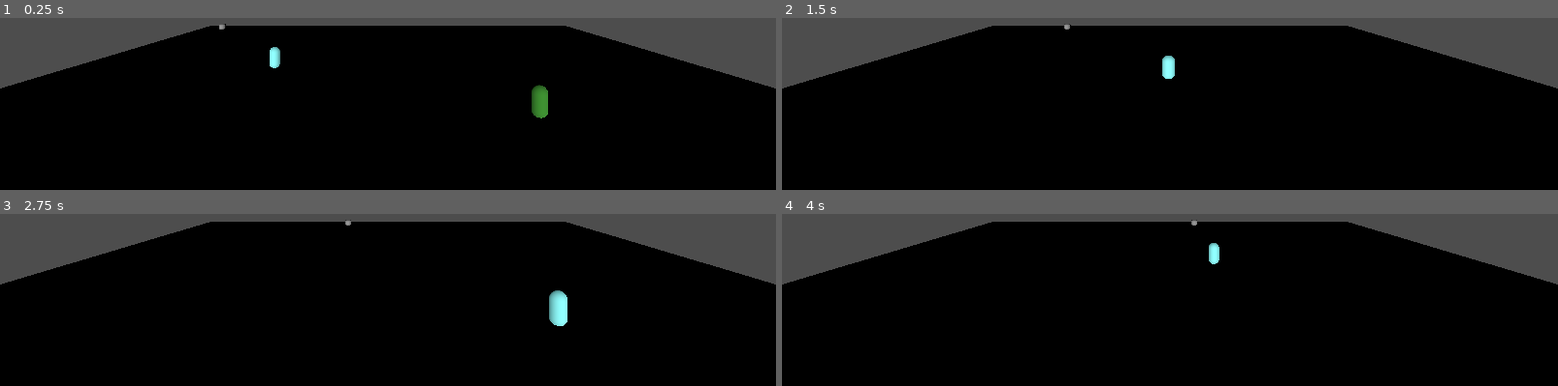
Above: before the commit, frames 1-4 (two rows, left to right).
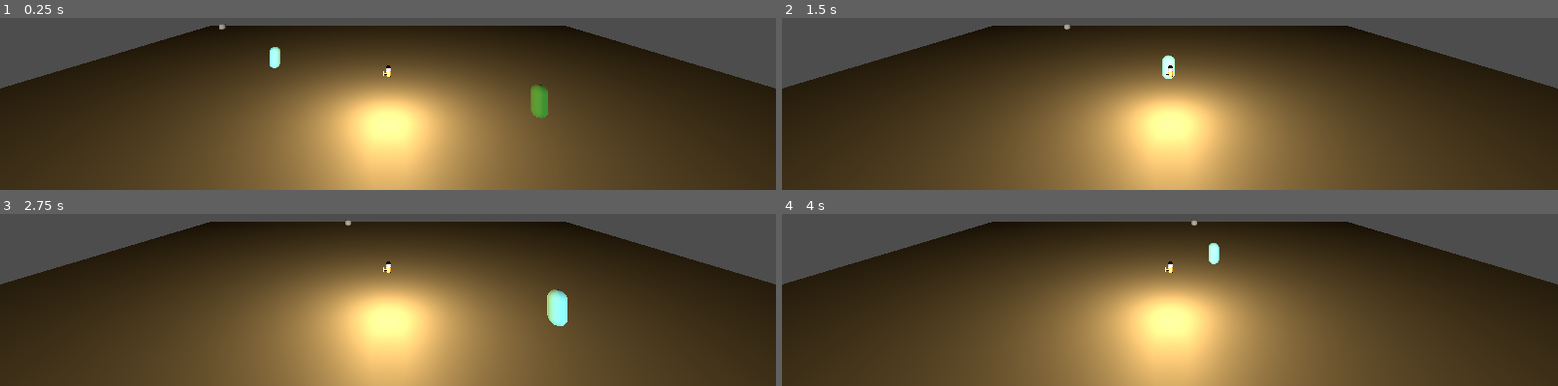
Above: after the commit, the same moments.

Repository: FlyingCowMaster/Shared-Custody
Game: Godot game, scene res://scenes/main.tscn
The game is run twice, just before and just after one commit, with the same random seed, the same clock (stepped at 60 frames per second) and the same inputs.
Inputs:
- Up to frame 1 (0.25 s): no input
- Up to frame 2 (1.5 s): tap Enter at 0.5 s; hold D (move_right) 0.53-1.28 s; hold Down (move_down2) 0.53-1.28 s; hold S (move_down) from 1.28 s (still down); tap Left (move_left2) at 1.35 s
- Up to frame 3 (2.75 s): release S (move_down) at 2.03 s; hold D (move_right) from 2.03 s (still down); hold Right (move_right2) from 2.03 s (still down)
- Up to frame 4 (4 s): release D (move_right) at 2.78 s; release Right (move_right2) at 2.78 s; hold W (move_up) 2.78-3.53 s; tap Up (move_up2) at 2.85 s; hold A (move_left) from 3.53 s (still down); hold Shift (possesion2) from 3.53 s (still down)

The runs differ from the first frame. In frame 1, 85% of the frame differs, in the area x 0-100%, y 3-100%; in frame 2, 86%; in frame 3, 85%; in frame 4, 85%.

Commit message:
LightBulb made with a turn on and off function ready to be accessed

Diff:
--- /dev/null
+++ b/shared-custody/scenes/light_bulb.gd
@@ -0,0 +1,12 @@
+extends Node3D
+
+var light
+
+func _ready():
+	light = $WALL_LAMP_2/OmniLight3D
+
+func turn_on_light():
+	light.visible = true
+
+func turn_off_light():
+	light.visible = false
--- /dev/null
+++ b/shared-custody/scenes/light_bulb.tscn
@@ -0,0 +1,19 @@
+[gd_scene load_steps=3 format=3 uid="uid://ckoq51a42mi66"]
+
+[ext_resource type="Script" uid="uid://b83rt4fovminj" path="res://scenes/light_bulb.gd" id="1_e3e1c"]
+[ext_resource type="PackedScene" uid="uid://df0jbqwmlery6" path="res://scenes/wall_lamp_2.tscn" id="1_vthir"]
+
+[node name="LightBulb" type="Node3D"]
+script = ExtResource("1_e3e1c")
+
+[node name="WALL_LAMP_2" parent="." instance=ExtResource("1_vthir")]
+
+[node name="OmniLight3D" type="OmniLight3D" parent="WALL_LAMP_2"]
+transform = Transform3D(0.9253554, 0, 0.37910083, 0, 1, 0, -0.37910083, 0, 0.9253554, 0.006645784, 0.0111209825, -0.0050545186)
+light_color = Color(0.9386276, 0.75177073, 0.44022268, 1)
+light_energy = 9.825
+light_indirect_energy = 2.937
+light_volumetric_fog_energy = 3.009
+light_size = 1.0
+light_specular = 3.011
+omni_range = 58.627
--- a/shared-custody/scenes/main.tscn
+++ b/shared-custody/scenes/main.tscn
@@ -1,10 +1,11 @@
-[gd_scene load_steps=9 format=3 uid="uid://dskd24wir2iks"]
+[gd_scene load_steps=10 format=3 uid="uid://dskd24wir2iks"]
 
-[ext_resource type="Script" uid="uid://btbdogsrkdv8t" path="res://scripts/event_manager.gd" id="1_jyhfs"]
-[ext_resource type="PackedScene" uid="uid://bcvk4mbr8dhvx" path="res://scenes/baby_collider.tscn" id="2_tbgi4"]
+[ext_resource type="Script" uid="uid://btbdogsrkdv8t" path="res://Scripts/event_manager.gd" id="1_jyhfs"]
+[ext_resource type="PackedScene" uid="uid://bcvk4mbr8dhvx" path="res://scenes/assets/baby_collider.tscn" id="2_tbgi4"]
 [ext_resource type="PackedScene" uid="uid://diirsbe27rlth" path="res://scenes/characters/father.tscn" id="3_jyhfs"]
 [ext_resource type="PackedScene" uid="uid://bs0tan5nouunp" path="res://scenes/characters/baby.tscn" id="3_sugp2"]
 [ext_resource type="PackedScene" uid="uid://bvs4oj4gdilar" path="res://scenes/characters/mother.tscn" id="4_tbgi4"]
+[ext_resource type="PackedScene" uid="uid://ckoq51a42mi66" path="res://scenes/light_bulb.tscn" id="6_tefeu"]
 
 [sub_resource type="BoxShape3D" id="BoxShape3D_o5qli"]
 size = Vector3(60, 2, 60)
@@ -49,7 +50,7 @@
 curve = SubResource("Curve3D_sugp2")
 
 [node name="PathFollow3D" type="PathFollow3D" parent="Path3D"]
-transform = Transform3D(-0.0018760099, 0, -0.9999826, 0, 1, 0, 0.9999826, 0, -0.0018760099, 0.063165665, 1.7166138e-05, 0.0074710846)
+transform = Transform3D(-0.0018760086, 0, -0.9999819, 0, 1, 0, 0.9999819, 0, -0.0018760086, 0.063165665, 1.7166138e-05, 0.0074710846)
 
 [node name="Baby" parent="Path3D/PathFollow3D" instance=ExtResource("3_sugp2")]
 node_path = NodePath("../../..")
@@ -62,4 +63,7 @@
 [node name="Mother" parent="." instance=ExtResource("4_tbgi4")]
 transform = Transform3D(1, 0, 0, 0, 1, 0, 0, 0, 1, -10.617932, 1, -9.038626)
 
+[node name="LightBulb" parent="." instance=ExtResource("6_tefeu")]
+transform = Transform3D(5.14, 0, 0, 0, 5.14, 0, 0, 0, 5.14, 0, 2.8621254, 0)
+
 [editable path="TriggerColliders/BabyTrigger"]
--- /dev/null
+++ b/shared-custody/scenes/wall_lamp_2.tscn
@@ -0,0 +1,26 @@
+[gd_scene load_steps=7 format=3 uid="uid://df0jbqwmlery6"]
+
+[ext_resource type="PackedScene" uid="uid://3hh4k4p2huy1" path="res://assets/3DAssets/WALL_LAMP_2.fbx" id="1_va26n"]
+[ext_resource type="Texture2D" uid="uid://747bseiy1nyu" path="res://assets/3DAssets/LAMPARA_DE_PARED_2_DefaultMaterial_BaseColor.png" id="2_lbgj6"]
+[ext_resource type="Texture2D" uid="uid://byvbv8xi8rvs" path="res://assets/3DAssets/LAMPARA_DE_PARED_2_DefaultMaterial_Metallic.png" id="3_xfagl"]
+[ext_resource type="Texture2D" uid="uid://bgh2ymlv84g21" path="res://assets/3DAssets/LAMPARA_DE_PARED_2_DefaultMaterial_Normal.png" id="4_npoaq"]
+[ext_resource type="Texture2D" uid="uid://c5tjfqf8fyhyc" path="res://assets/3DAssets/LAMPARA_DE_PARED_2_DefaultMaterial_Roughness.png" id="5_kr7ah"]
+
+[sub_resource type="StandardMaterial3D" id="StandardMaterial3D_7tjee"]
+transparency = 3
+alpha_hash_scale = 0.0
+alpha_antialiasing_mode = 0
+albedo_color = Color(1, 0.8509804, 0.38039216, 1)
+albedo_texture = ExtResource("2_lbgj6")
+metallic = 1.0
+metallic_texture = ExtResource("3_xfagl")
+roughness_texture = ExtResource("5_kr7ah")
+emission = Color(0.07450981, 0, 0, 1)
+emission_energy_multiplier = 0.0
+normal_enabled = true
+normal_texture = ExtResource("4_npoaq")
+
+[node name="WALL_LAMP_2" instance=ExtResource("1_va26n")]
+
+[node name="WALL LAMP 2" parent="." index="0"]
+surface_material_override/0 = SubResource("StandardMaterial3D_7tjee")
Binary file added: shared-custody/assets/3DAssets/LAMPARA_DE_PARED_2_DefaultMaterial_BaseColor.png
Not shown, added: shared-custody/assets/3DAssets/LAMPARA_DE_PARED_2_DefaultMaterial_BaseColor.png.import
Binary file added: shared-custody/assets/3DAssets/LAMPARA_DE_PARED_2_DefaultMaterial_Metallic.png
Not shown, added: shared-custody/assets/3DAssets/LAMPARA_DE_PARED_2_DefaultMaterial_Metallic.png.import
Binary file added: shared-custody/assets/3DAssets/LAMPARA_DE_PARED_2_DefaultMaterial_Normal.png
Not shown, added: shared-custody/assets/3DAssets/LAMPARA_DE_PARED_2_DefaultMaterial_Normal.png.import
Binary file added: shared-custody/assets/3DAssets/LAMPARA_DE_PARED_2_DefaultMaterial_Roughness.png
Not shown, added: shared-custody/assets/3DAssets/LAMPARA_DE_PARED_2_DefaultMaterial_Roughness.png.import
Binary file added: shared-custody/assets/3DAssets/WALL_LAMP_2.fbx
Not shown, added: shared-custody/assets/3DAssets/WALL_LAMP_2.fbx.import
Not shown, added: shared-custody/scenes/light_bulb.gd.uid
Not shown, changed: .DS_Store
(and 2 more such lines)
